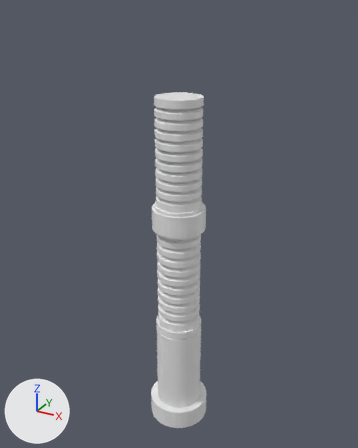
The Blender file espada.blend: old version first, new version second.
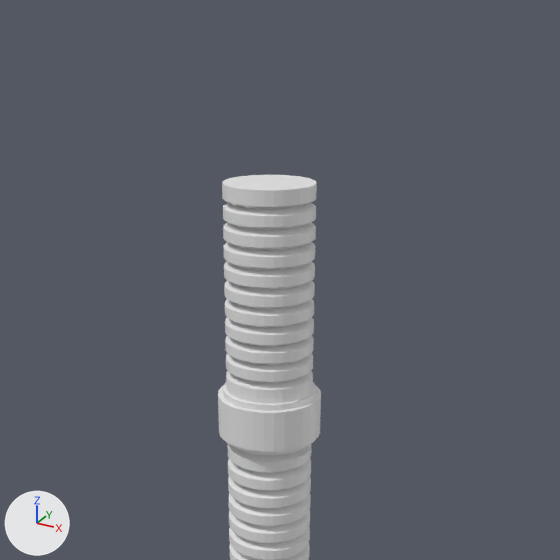
Each version appears first whole from a camera (50 mm lens) standing at (7.56, -13.73, 14.06) and looking at (-0.15, 0.28, 7.06), and next in a close-up on the part from 10% to 93% of the width and 0% to 66% of the height. Every picture has the same lights, and +X, +Y and +Z are marked at lower left.

Names of what the first close-up shows: 'Espada'.
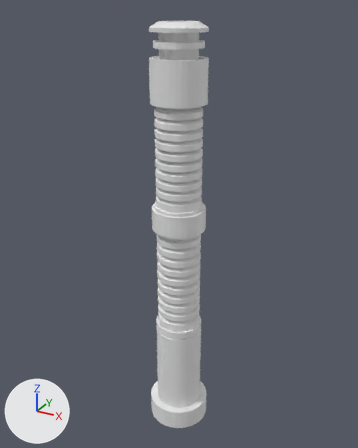
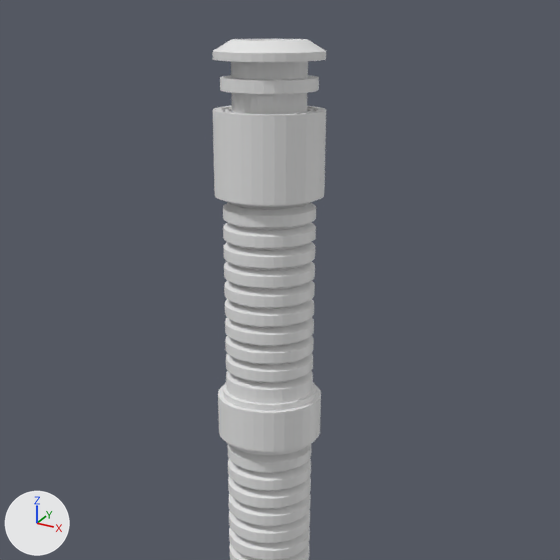
Edits to the scene script, one JSON object a line:
```json
{"block": "me_cylinder", "where": "# used by ob_espada; location = (0.0, 0.0, 0.0)"}
{"op": "remove", "block": "me_cylinder", "code": "me_cylinder.from_pydata(...)  # 2432 vertices, 2402 faces; spans x -1.12..1.12, y -1.12..1.12, z -1.0..11.51"}
{"op": "add", "block": "me_cylinder", "code": "me_cylinder.from_pydata(...)  # 3104 vertices, 3074 faces; spans x -1.12..1.12, y -1.12..1.12, z -1.0..13.66"}
{"block": "me_cylinder", "change": "me_cylinder part 1: 32 vertices removed from x -0.77..0.77, y -0.77..0.77, z 11.51; 704 vertices added at x -0.9..0.9, y -0.9..0.9, z 11.3..13.66"}
```

Changed parts and their boxes [x1, y1, x2, y2] in the close-ups (560 x 560 px):
```json
{"object": "Espada", "change": "reshaped", "before": [218, 175, 321, 560], "after": [213, 39, 326, 560]}
{"part": 1, "of": "me_cylinder", "change": "built on", "before": [222, 175, 317, 207], "after": [213, 39, 326, 207]}
```
